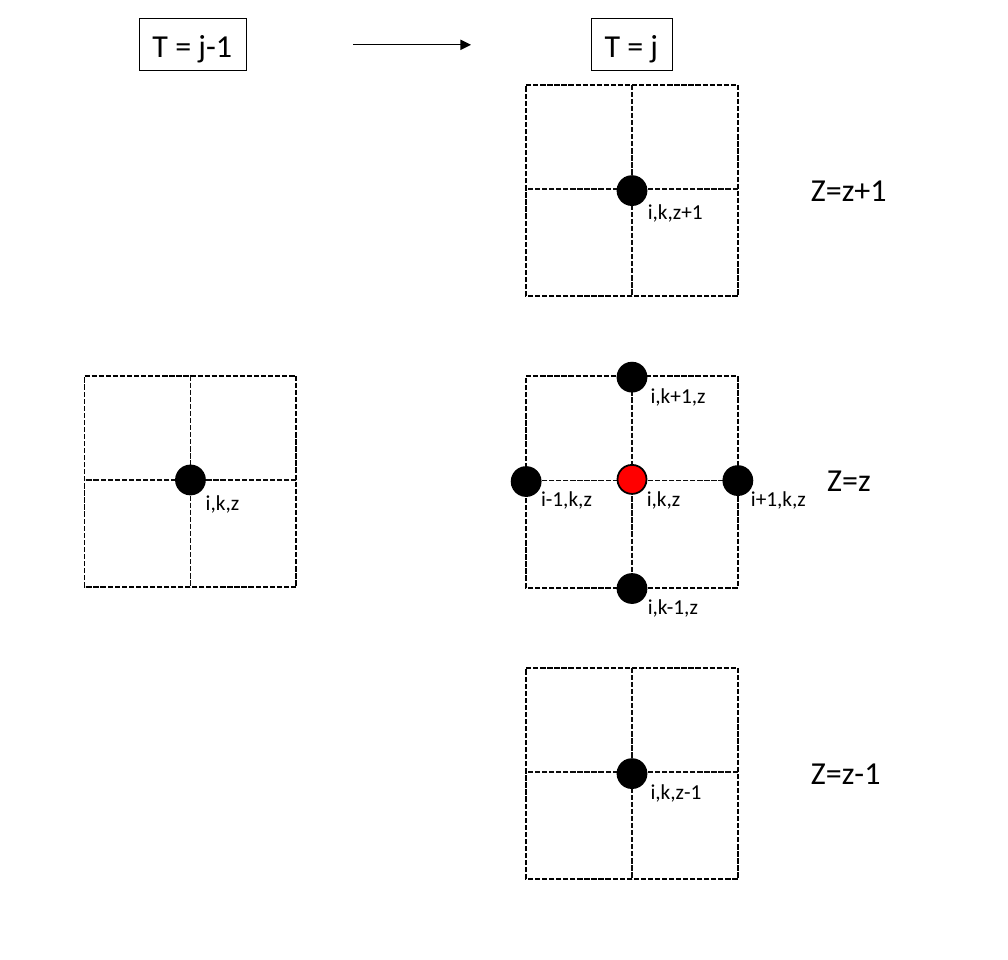
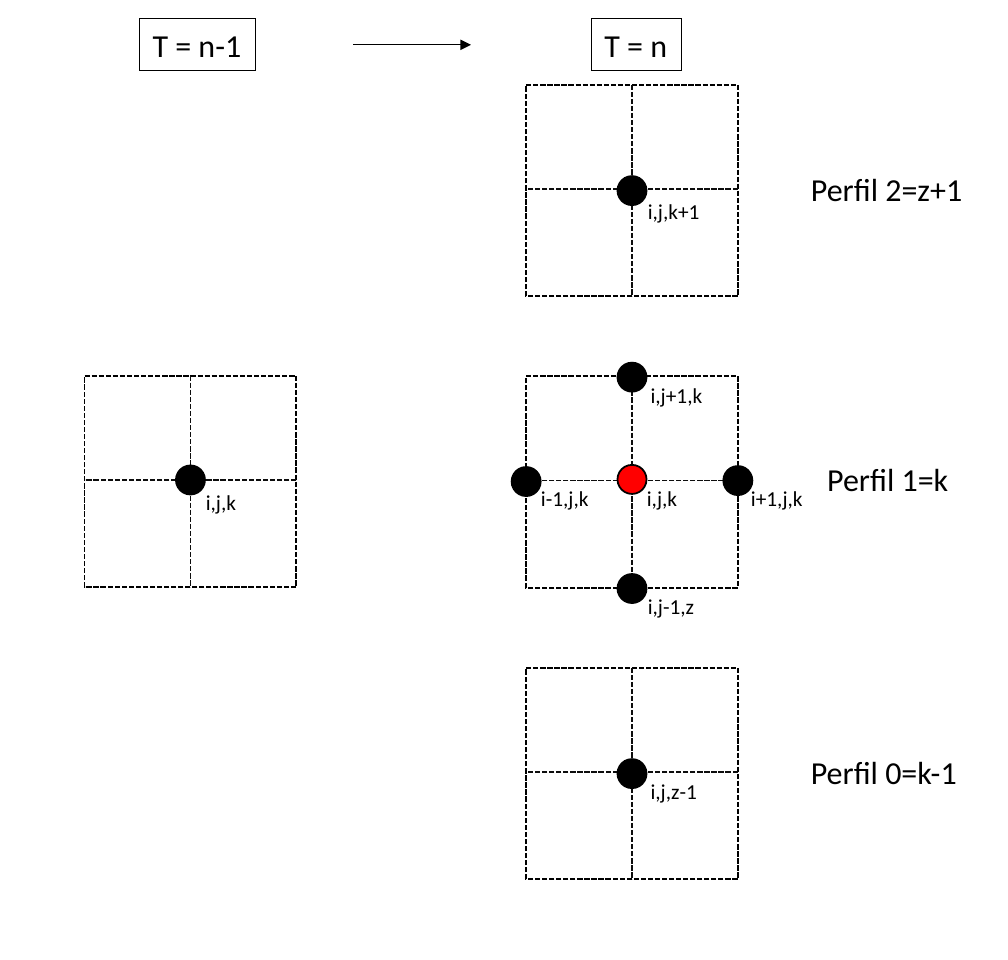
Before and after one commit to ldsc/ProjetoEngenharia-STC-3D-SimuladorDeTransferenciaDeCalor-3D, a slide deck: slide 1 of imagens/ppt/malha.pptx. Drawn at 1008x960 pixels with LibreOffice and Linux fonts; fonts in the diff are those of the drawing. Boxes give left, top, right and bottom in pixels: in the first picture for what was removed or moved away, otherwise in the second. Text is boxed around its words. In the diff, an @@ line names an element or a change of style, - is before the commit and + after.

```diff
--- a/imagens/ppt/malha.pptx
+++ b/imagens/ppt/malha.pptx
@@ rectangle "T = n-1": place and size @@
-rectangle "T = n-1" at [140,19,246,70]
+rectangle "T = n-1" at [140,19,255,70]
@@ rectangle "T = n": place and size @@
-rectangle "T = n" at [592,19,672,70]
+rectangle "T = n" at [592,19,681,70]
@@ text in rectangle at [153,36,241,57]: text changed @@
-T = j-1
+T = n-1
@@ text in rectangle at [604,36,667,57]: text changed @@
-T = j
+T = n
@@ text at [811,178,962,202]: text changed @@
-Z=z+1
+Perfil 2=z+1
@@ text at [648,204,700,223]: text changed @@
-i,k,z+1
+i,j,k+1
@@ text at [651,388,703,407]: text changed @@
-i,k+1,z
+i,j+1,k
@@ text at [827,468,949,492]: text changed @@
-Z=z
+Perfil 1=k
@@ text at [206,495,236,514]: text changed @@
-i,k,z
+i,j,k
@@ text at [541,491,589,510]: text changed @@
-i-1,k,z
+i-1,j,k
@@ text at [647,491,677,510]: text changed @@
-i,k,z
+i,j,k
@@ text at [751,491,803,510]: text changed @@
-i+1,k,z
+i+1,j,k
@@ text at [648,599,694,618]: text changed @@
-i,k-1,z
+i,j-1,z
@@ text at [811,761,956,785]: text changed @@
-Z=z-1
+Perfil 0=k-1
@@ text at [651,784,697,803]: text changed @@
-i,k,z-1
+i,j,z-1
```
Also in this commit, not shown: 2 slides added, 20 other files.
